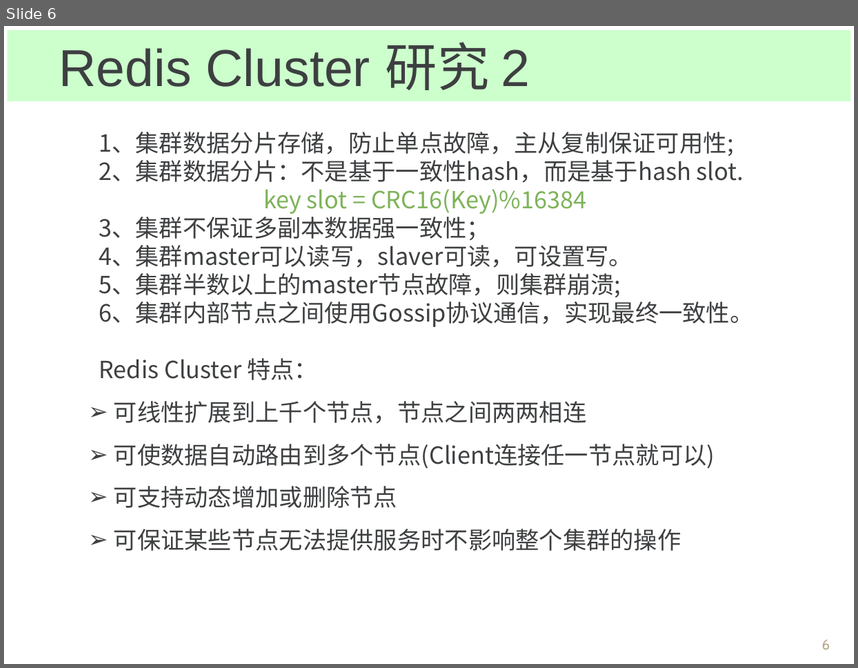
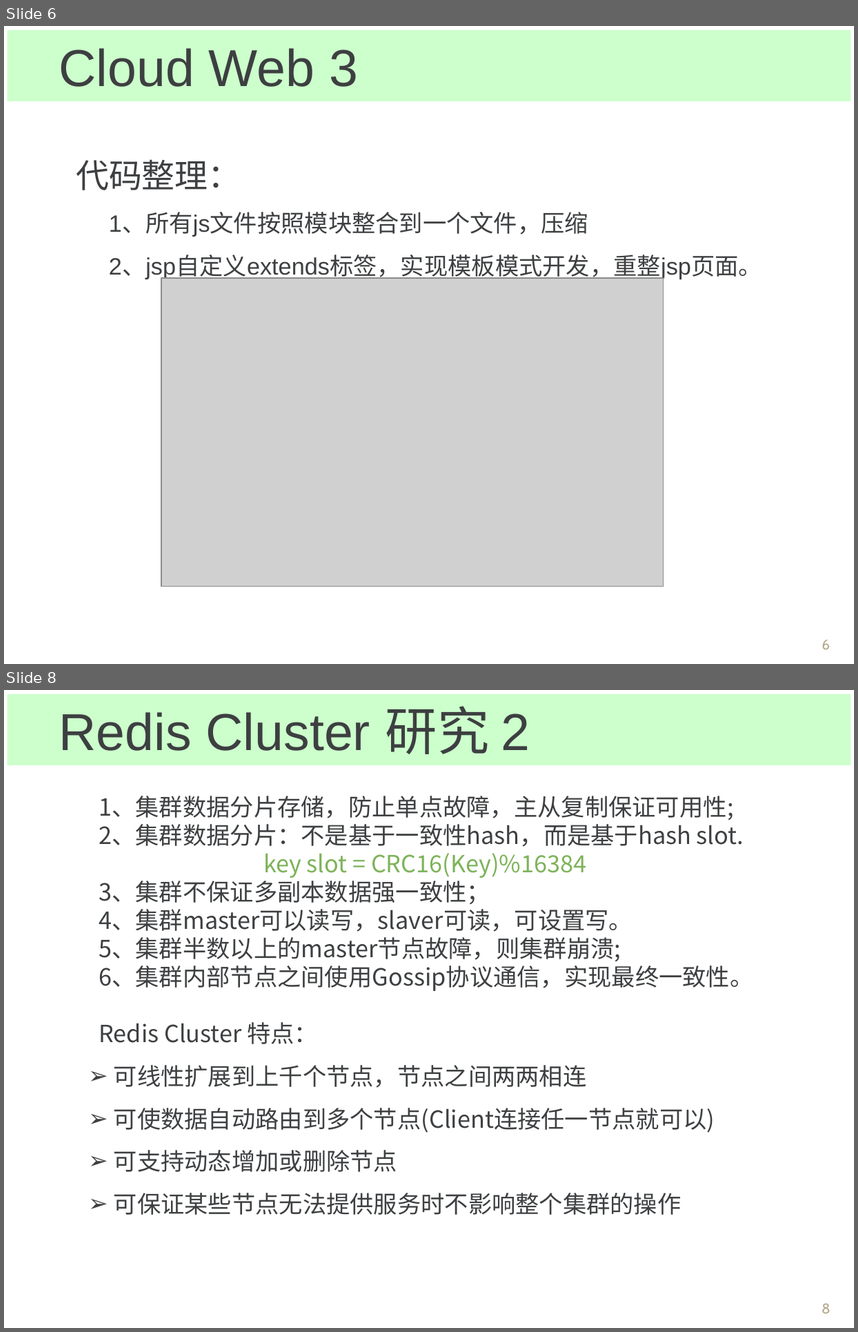
Before and after one commit to Spectrumleeee/Works, a slide deck: document/转正答辩_云平台部_黎光谱.ppt. Shown one above the other, each under a label of ours: slide 6 before the commit, slides 6 and 8 after it; the slides between them are not shown. The pictures are 858x668 and 858x1332 pixels, drawn with LibreOffice and Linux fonts; fonts in the diff are those of the drawing; grey boxes stand for pictures; background and template pictures are left out. Boxes give left, top, right and bottom in pixels: in the first picture for what was removed or moved away, otherwise in the second. Text is boxed around its words. In the diff, an @@ line names an element or a change of style, - is before the commit and + after.

```diff
--- a/document/转正答辩_云平台部_黎光谱.ppt
+++ b/document/转正答辩_云平台部_黎光谱.ppt
@@ slide 6 added at (x1=4, y1=26, x2=854, y2=664), background picture (left out) @@
@@ rectangle added at (x1=7, y1=30, x2=851, y2=102), fill #CCFFCC, 44 pt, text #3D3F41 @@
+Cloud Web 3
@@ text added at (x1=76, y1=159, x2=762, y2=279), 20 pt, text #3D3F41 @@
+代码整理：
+1、所有js文件按照模块整合到一个文件，压缩
+2、jsp自定义extends标签，实现模板模式开发，重整jsp页面。
@@ picture added at (x1=161, y1=278, x2=664, y2=586) @@
@@ page number added at (x1=822, y1=639, x2=830, y2=649), 12 pt, text #B5A788 @@
+6
@@ what was slide 6 is now slide 8 @@
@@ page number at (x1=822, y1=1303, x2=830, y2=1313): text changed @@
-6
+8
```
Also in this commit, not shown: 7 slides changed, 1 other slide added, 1 other file.
